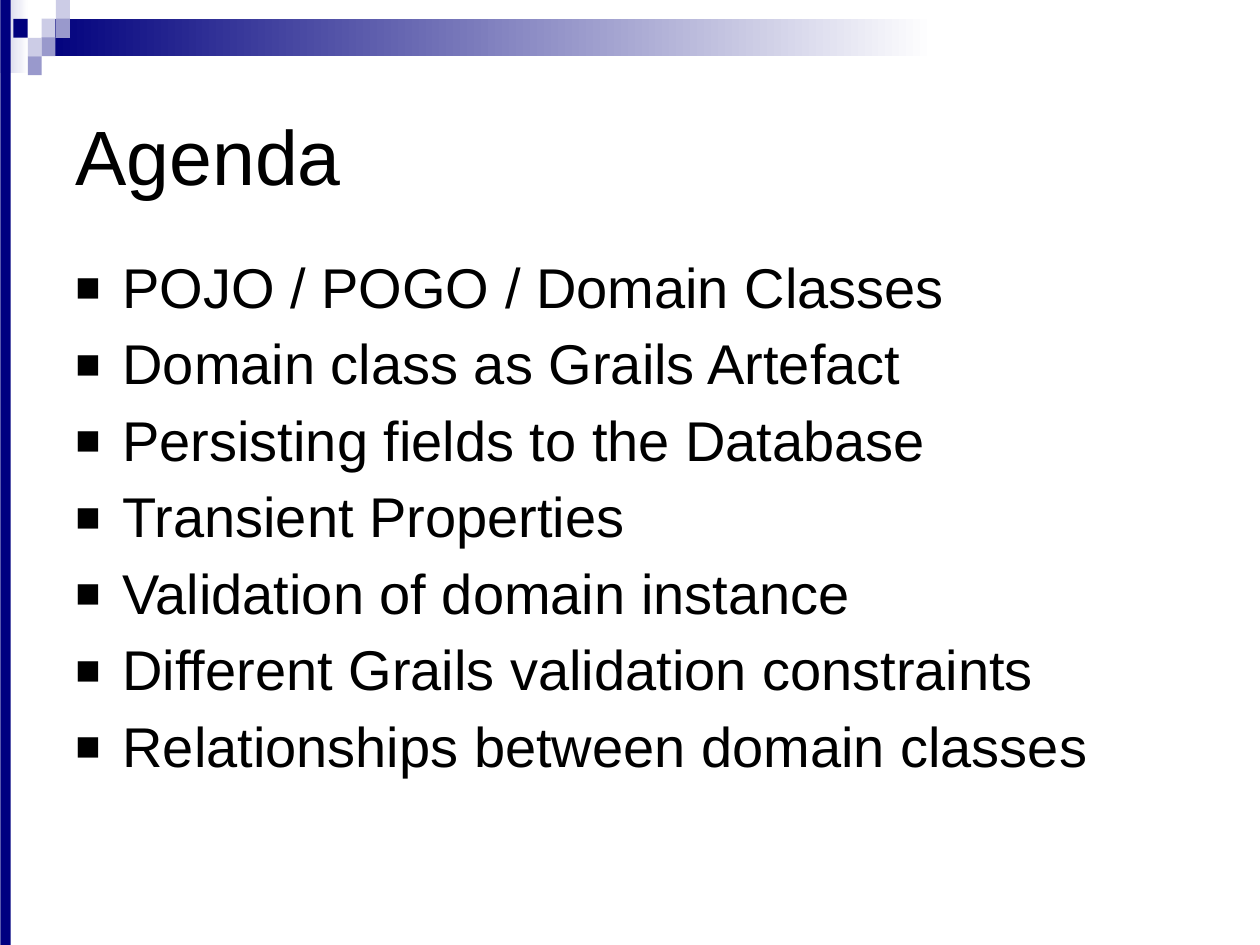
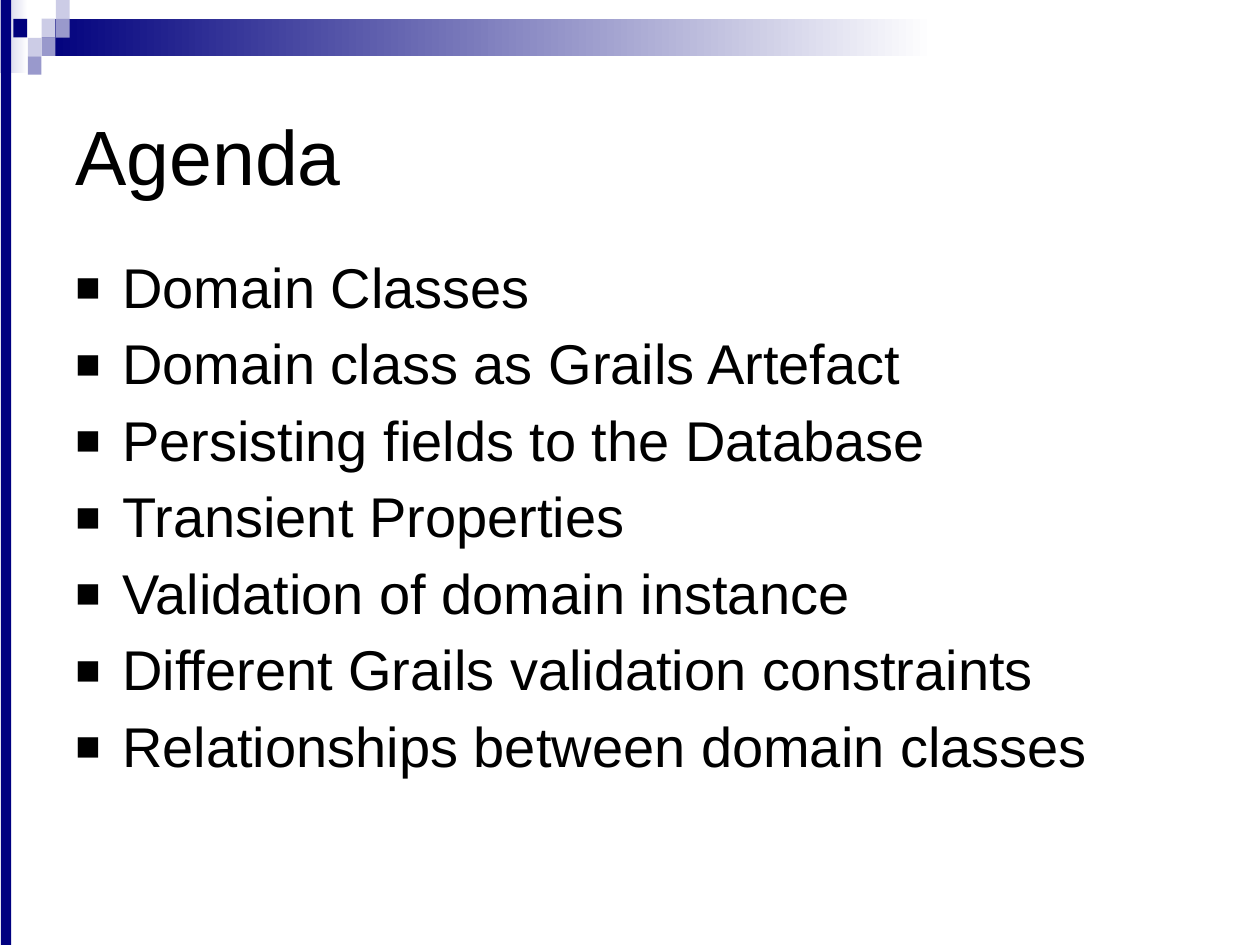
Before and after one commit to meudaypratap/grailsdomain1, a slide deck: slide 2 of Domain_Classses_1.ppt. Drawn at 1260x945 pixels with LibreOffice and Linux fonts; fonts in the diff are those of the drawing; background and template pictures are left out. Boxes give left, top, right and bottom in pixels: in the first picture for what was removed or moved away, otherwise in the second. Text is boxed around its words. In the diff, an @@ line names an element or a change of style, - is before the commit and + after.

```diff
--- a/Domain_Classses_1.ppt
+++ b/Domain_Classses_1.ppt
@@ text at (122,267,530,309): text changed @@
-■ POJO / POGO / Domain Classes
+■ Domain Classes
```
Also in this commit, not shown: 9 other slides changed, 1 slide added, 2 slides removed.
